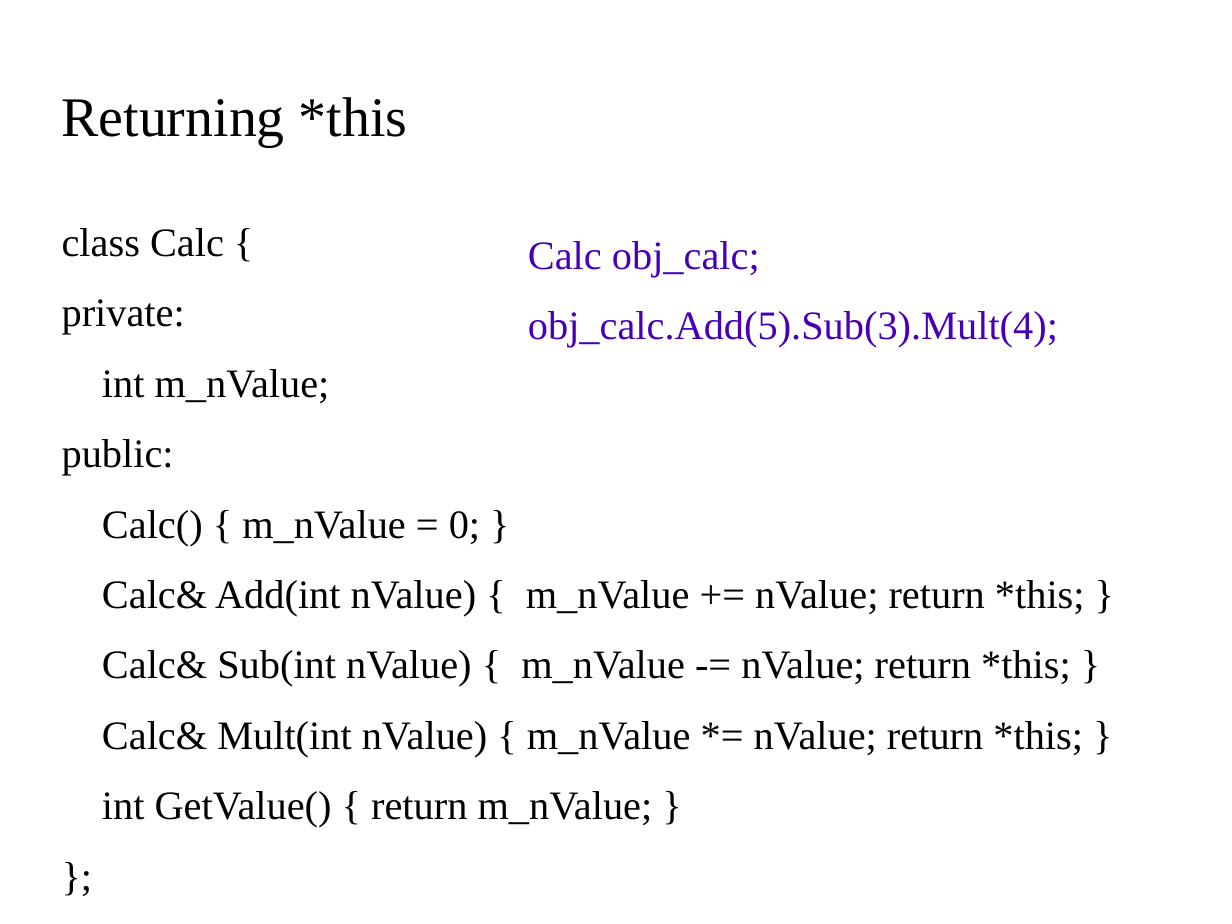
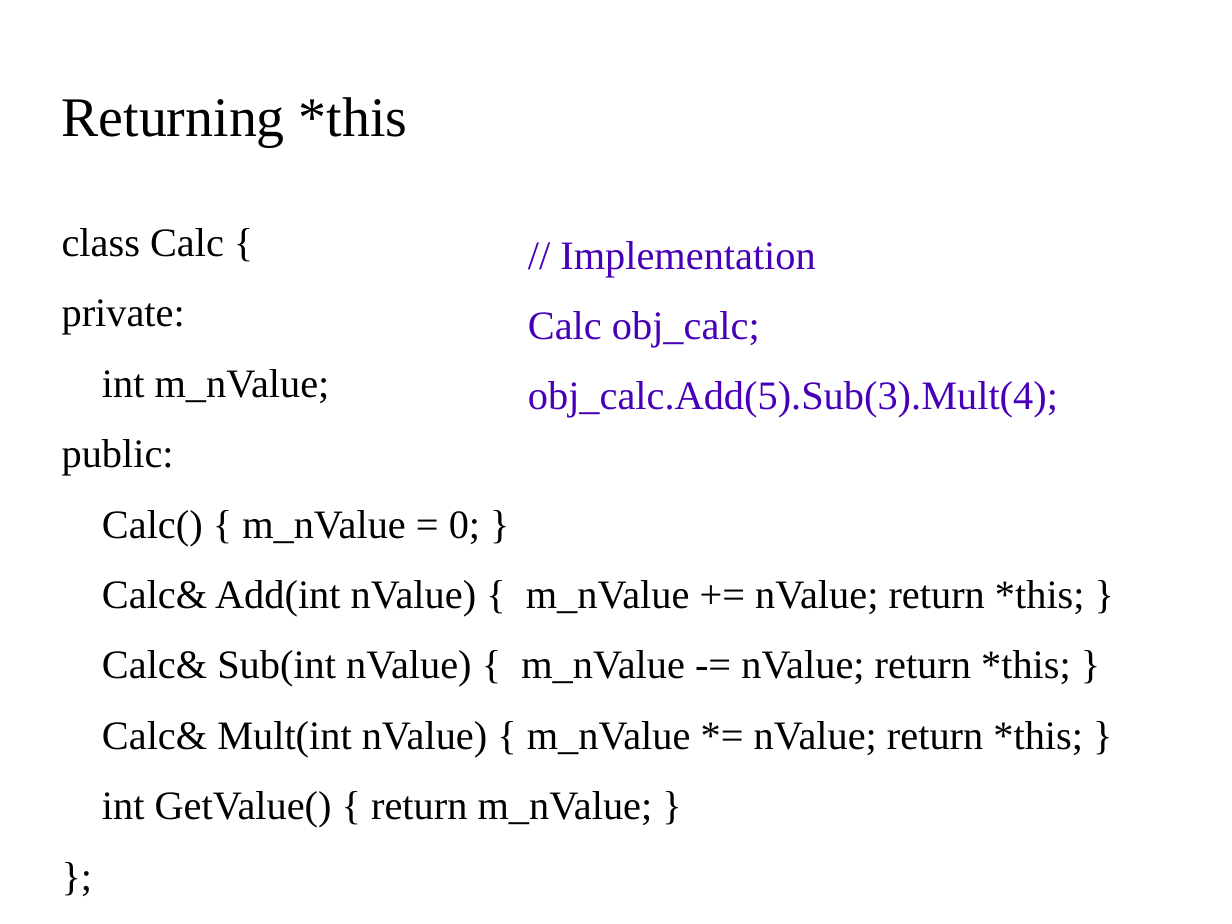
Before and after one commit to kks32/cpp-software-development, a slide deck: slide 7 of Ex8_Pointers_III/Ex8_Pointers-III.odp. Drawn at 1232x924 pixels with LibreOffice and Linux fonts; fonts in the diff are those of the drawing; background and template pictures are left out. Boxes give left, top, right and bottom in pixels: in the first picture for what was removed or moved away, otherwise in the second. Text is boxed around its words. In the diff, an @@ line names an element or a change of style, - is before the commit and + after.

```diff
--- a/Ex8_Pointers_III/Ex8_Pointers-III.odp
+++ b/Ex8_Pointers_III/Ex8_Pointers-III.odp
@@ text at (x1=560, y1=241, x2=815, y2=277): paragraph added @@
+// Implementation
```
Also in this commit, not shown: 7 slides added, 1 slide removed, 2 other files.
